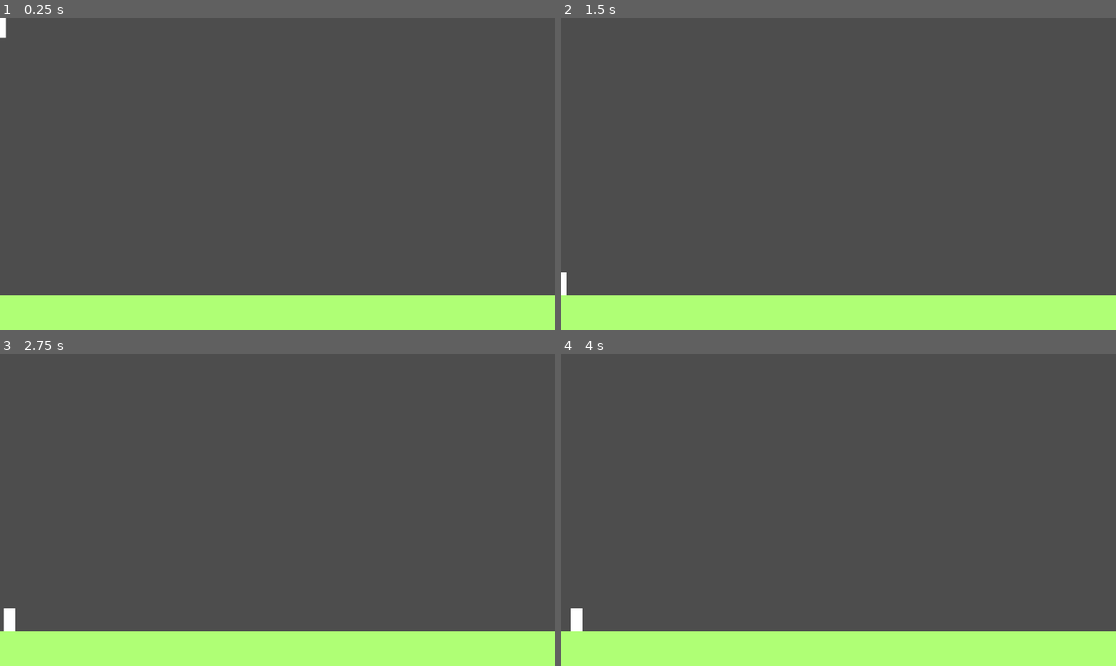
Above: before the commit, frames 1-4 (two rows, left to right).
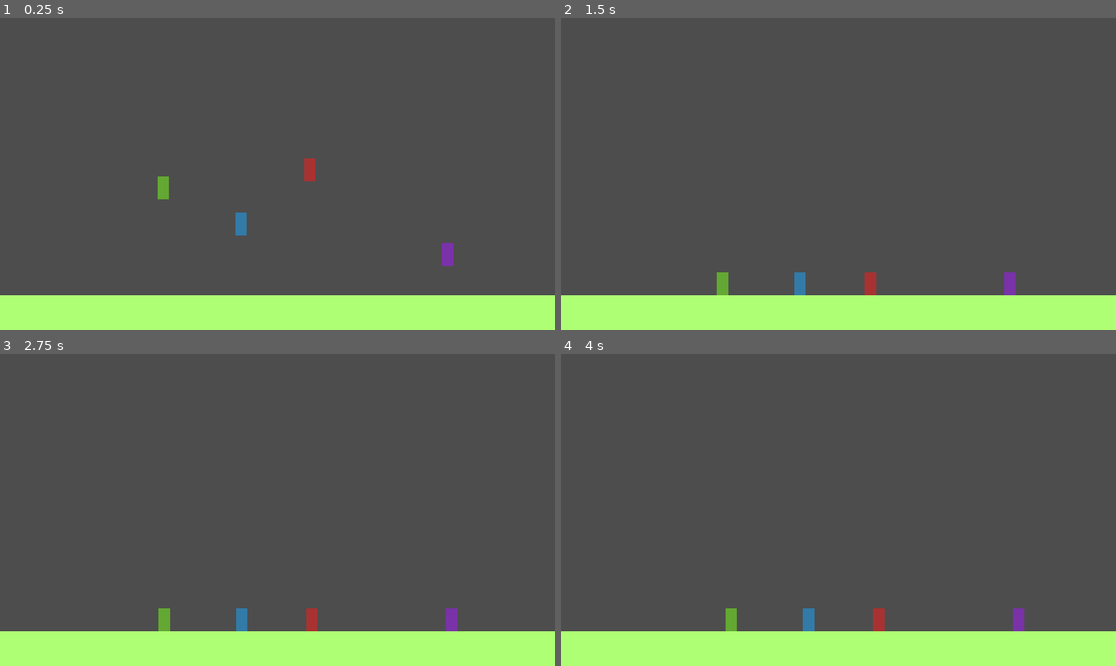
Above: after the commit, the same moments.

Repository: Oajoeawfjo-Jioa/COGSParty
Game: Godot game, scene res://scenes/main.tscn
The game is run twice, just before and just after one commit, with the same random seed, the same clock (stepped at 60 frames per second) and the same inputs.
Inputs:
- Up to frame 1 (0.25 s): no input
- Up to frame 2 (1.5 s): hold D (move_right) 0.53-1.28 s; hold A (move_left) from 1.28 s (still down)
- Up to frame 3 (2.75 s): release A (move_left) at 2.03 s; hold D (move_right) from 2.03 s (still down)
- Up to frame 4 (4 s): release D (move_right) at 3.53 s; hold A (move_left) from 3.53 s (still down)

The runs differ from the first frame. In frame 1, 0.7% of the frame differs, in the area x 0-82%, y 0-80%; in frame 2, 0.7%; in frame 3, 0.8%, in the area x 0-83%, y 81-89%; in frame 4, 0.8%.

Commit message:
add spawn things and players colors

Diff:
--- a/scenes/main.tscn
+++ b/scenes/main.tscn
@@ -10,8 +10,6 @@
 [node name="World" type="Node2D" parent="."]
 
 [node name="RigidBody2D" parent="World" instance=ExtResource("1_xly80")]
-
-[node name="Player" parent="World" instance=ExtResource("2_udcp7")]
 
 [node name="SpawnPoints" type="Node2D" parent="World"]
 
--- a/scripts/game_manager.gd
+++ b/scripts/game_manager.gd
@@ -15,6 +15,14 @@
 	for i in range(len(player_data_array)):
 		var player_instance : Player = player_prefab.instantiate()
 
+		#always do initialization after add child to avoid uninitialiazation porblems
+
+		world.add_child(player_instance)
+		player_instance.position = spawn_points.get_child(i).position
+		player_instance.construct(player_data_array[i])
+
+
+
 
 # Called every frame. 'delta' is the elapsed time since the previous frame.
 func _process(delta: float) -> void:
